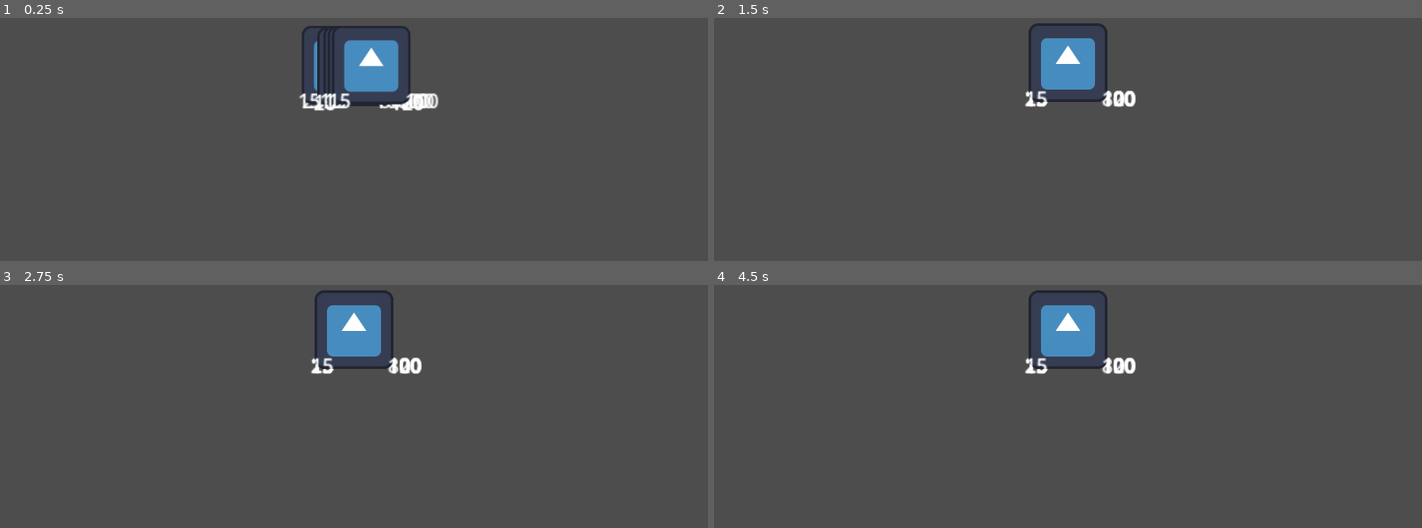
Above: before the commit, frames 1-4 (two rows, left to right).
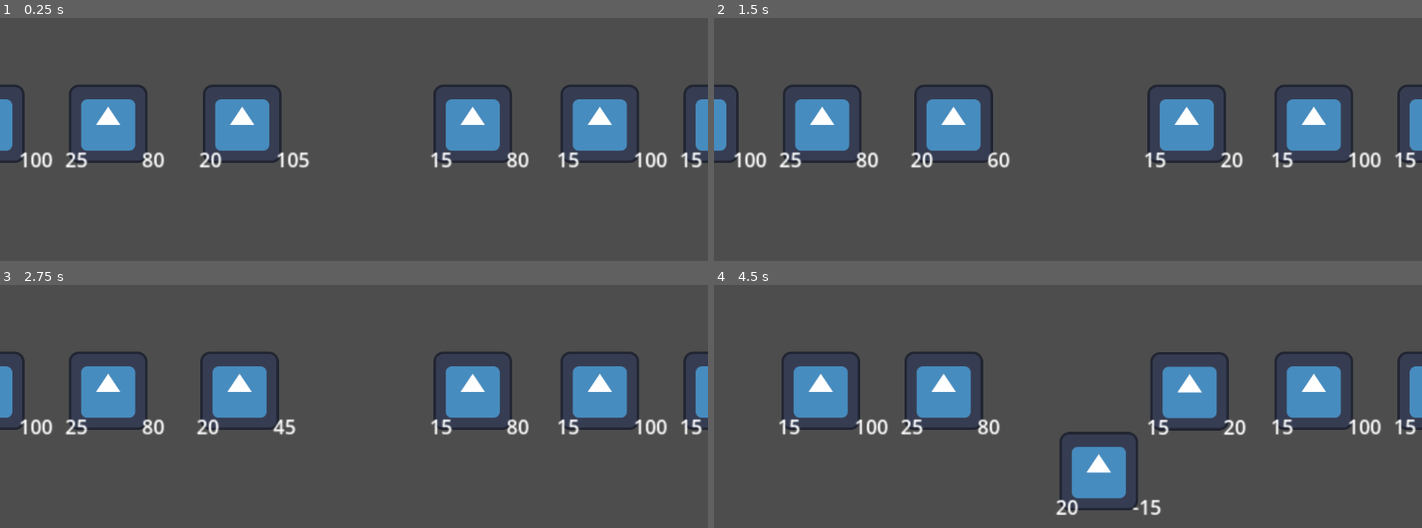
Above: after the commit, the same moments.

Repository: gknutson1/mass-effect-3
Game: Godot game, scene res://battle.tscn
The game is run twice, just before and just after one commit, with the same random seed, the same clock (stepped at 60 frames per second) and the same inputs. The engine's default icon, where the game draws it, is replaced by a stand-in: a white triangle on a blue panel in a dark square.
Inputs:
- Up to frame 1 (0.25 s): no input
- Up to frame 2 (1.5 s): no input
- Up to frame 3 (2.75 s): no input
- Up to frame 4 (4.5 s): no input

The runs differ from the first frame. In frame 1, 14% of the frame differs, in the area x 0-100%, y 3-62%; in frame 2, 13%; in frame 3, 13%; in frame 4, 15%, in the area x 9-100%, y 2-95%.
Error before the commit: Invalid call. Nonexistent function 'execute_abilities' in base 'Node2D (Character)'. (res://BattleManager.gd:76)

Commit message:
Quick commit

Diff:
--- a/BattleManager.gd
+++ b/BattleManager.gd
@@ -72,11 +72,11 @@
 	attacker2.set_attack_target(team1[0])
 
 	#NOTE: We will have to repeat. Character abilities may trigger character abilities. Can't loop once.
-	for character in team1:
-		character.execute_abilities(self)
-		#
-	for character in team2:
-		character.execute_abilities(self)
+	#for character in team1:
+		#character.execute_abilities(self)
+		##
+	#for character in team2:
+		#character.execute_abilities(self)
 
 	var kill1 = team1.filter(is_dead)
 	var kill2 = team2.filter(is_dead)
--- a/Character.gd
+++ b/Character.gd
@@ -69,5 +69,12 @@
 func attack_animation(delta):
 	self.position = lerp(self.position, attack_target.position, 0.5)
 	if (self.position - attack_target.position).length() < 50:
+		deal_damage(attack_target)
 		char_state = state.IDLE
 	pass
+
+func deal_damage(target):
+	var target_character = target as Character
+	target_character.health -= self.attack
+	if target_character.health <= 0:
+		char_state = state.IDLE
